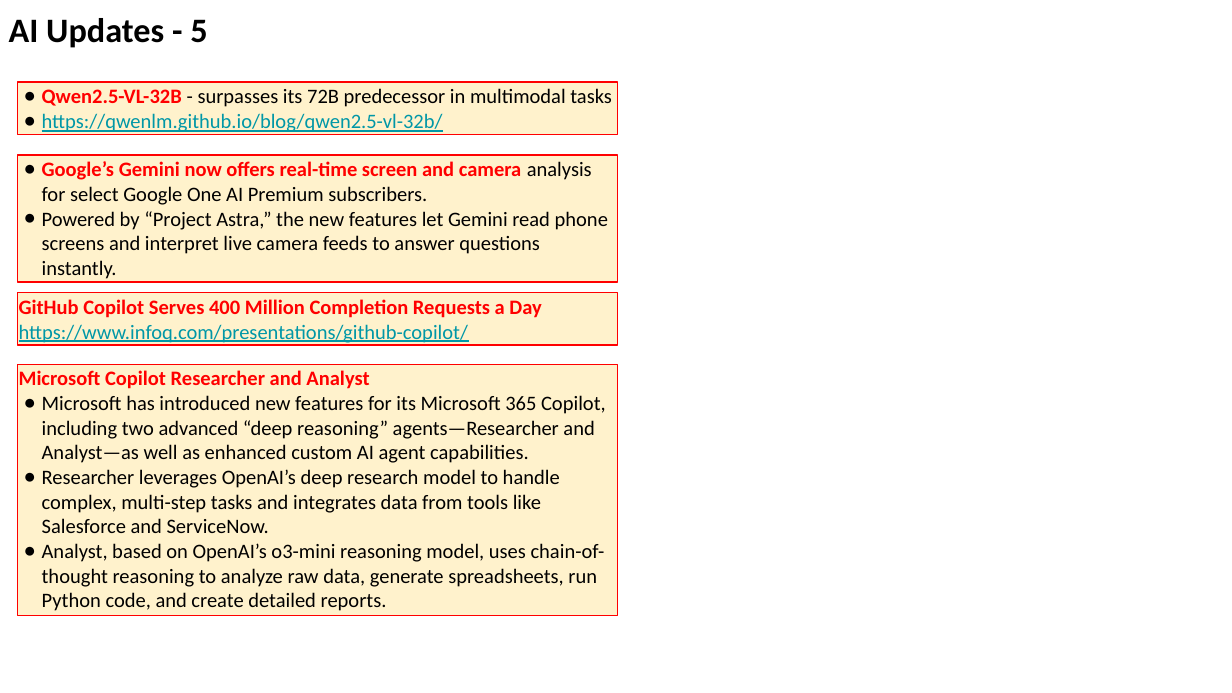
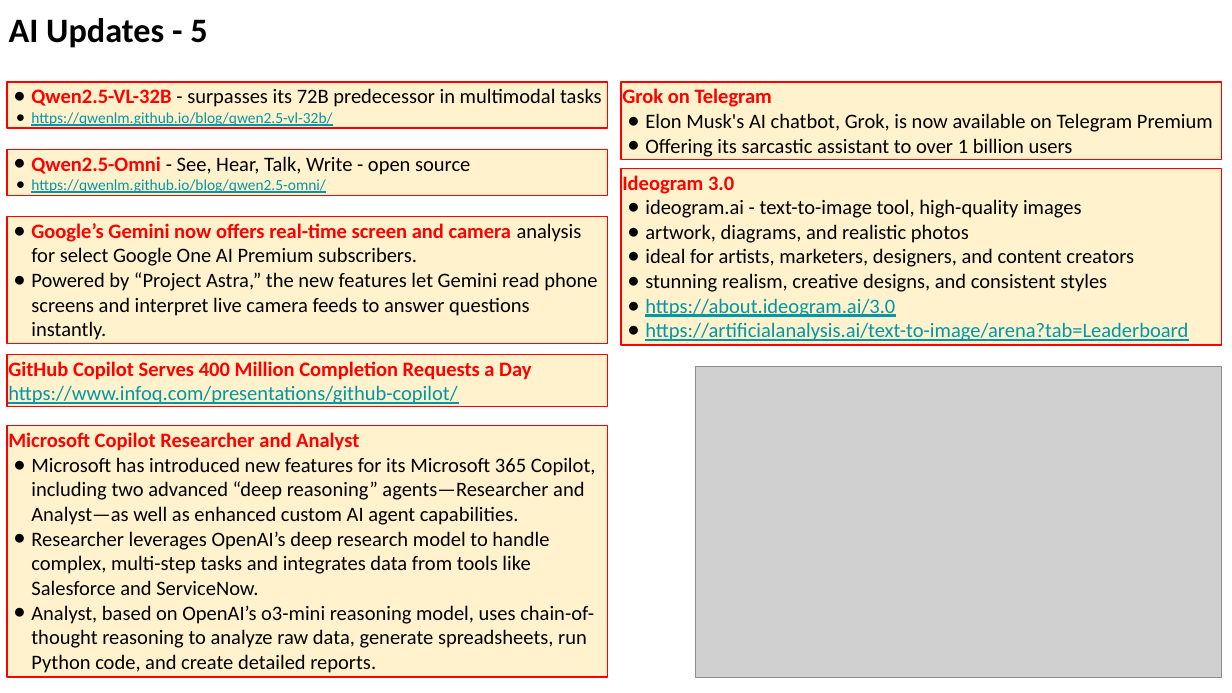
Before and after one commit to lselector/seminar, a slide deck: slide 13 of 2025/2025-03-28-AI-Updates.pptx. Drawn at 1232x693 pixels with LibreOffice and Linux fonts; fonts in the diff are those of the drawing; grey boxes stand for pictures. Boxes give left, top, right and bottom in pixels: in the first picture for what was removed or moved away, otherwise in the second. Text is boxed around its words. In the diff, an @@ line names an element or a change of style, - is before the commit and + after.

Commit message:
update

```diff
--- a/2025/2025-03-28-AI-Updates.pptx
+++ b/2025/2025-03-28-AI-Updates.pptx
@@ rectangle "Qwen2.5-VL-32B - surpasses its 72B ...": place and size @@
-rectangle "Qwen2.5-VL-32B - surpasses its 72B ..." at [17, 83, 617, 134]
+rectangle "Qwen2.5-VL-32B - surpasses its 72B ..." at [7, 83, 607, 128]
@@ rectangle added at [621, 83, 1221, 160], fill #FFF2CC, outline #FF0000 0.75 pt, 12 pt, text #000000 @@
+Grok on Telegram
+● Elon Musk's AI chatbot, Grok, is now available on Telegram Premium
+● Offering its sarcastic assistant to over 1 billion users
@@ text in rectangle at [31, 112, 332, 128]: size 12 to 9 pt in "https://qwenlm.github.io/blog/qwen2.5-vl-32b/"; indent changed @@
@@ rectangle added at [7, 149, 607, 195], fill #FFF2CC, outline #FF0000 0.75 pt, 12 pt, text #0097A7 @@
+● Qwen2.5-Omni - See, Hear, Talk, Write - open source
+● https://qwenlm.github.io/blog/qwen2.5-omni/
@@ rectangle added at [621, 169, 1221, 345], fill #FFF2CC, outline #FF0000 0.75 pt, 12 pt, text #000000 @@
+Ideogram 3.0
+● ideogram.ai - text-to-image tool, high-quality images
+● artwork, diagrams, and realistic photos
+● ideal for artists, marketers, designers, and content creators
+● stunning realism, creative designs, and consistent styles
+● https://about.ideogram.ai/3.0
+● https://artificialanalysis.ai/text-to-image/arena?tab=Leaderboard
@@ picture added at [695, 366, 1221, 676] @@
@@ 3 rectangles: place and size @@
-3 rectangles at [17, 155, 617, 616]
+3 rectangles at [7, 217, 607, 678]
```
Also in this commit, not shown: 5 other slides changed, 2 slides added.
